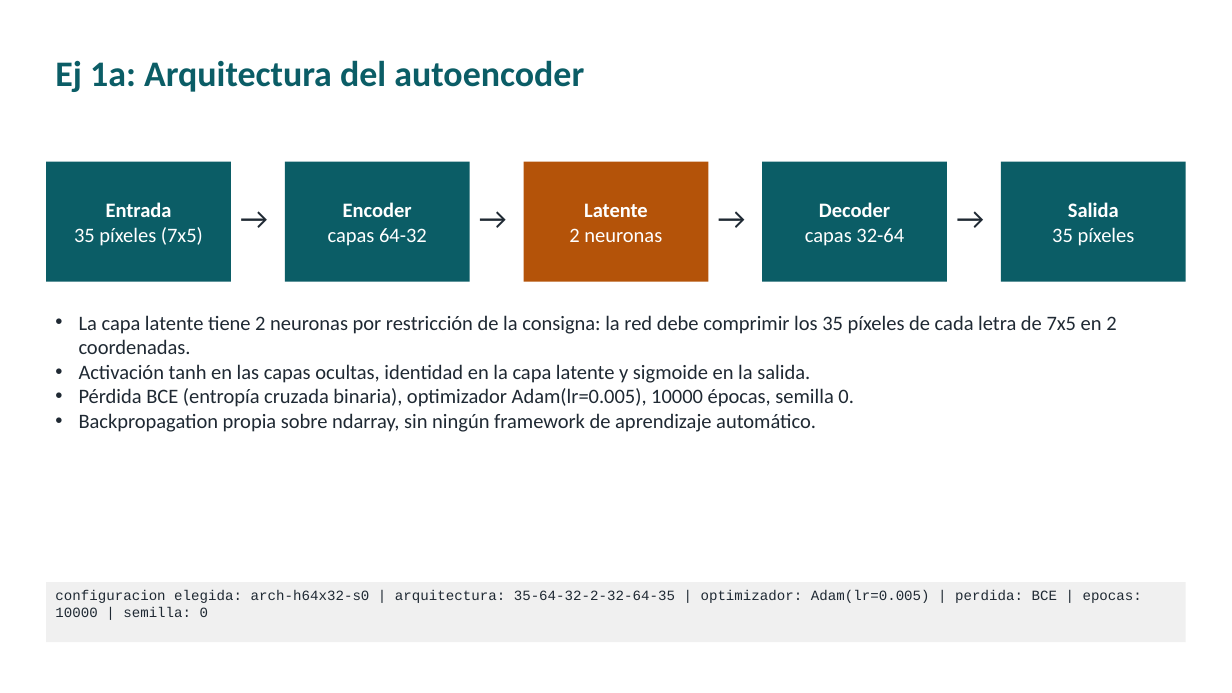
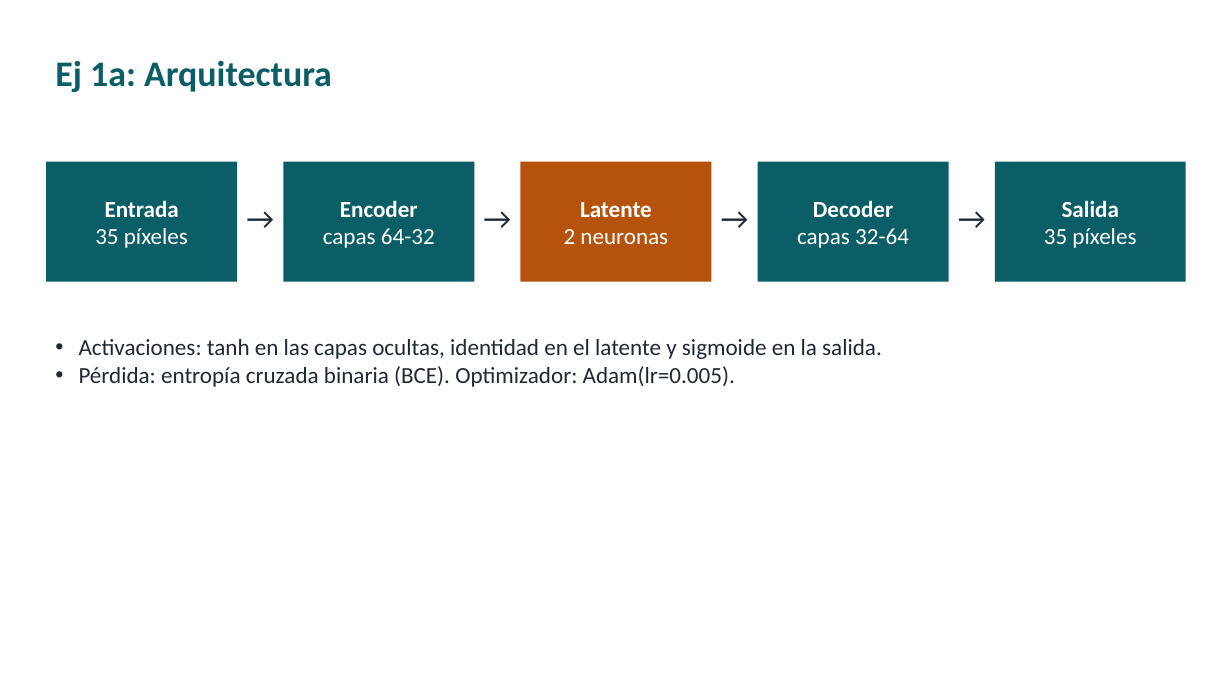
Before and after one commit to ldicandia/SIA-G3, a slide deck: slide 3 of TP5/presentacion/TP5-autoencoders.pptx. Drawn at 1232x693 pixels with LibreOffice and Linux fonts; fonts in the diff are those of the drawing. Boxes give left, top, right and bottom in pixels: in the first picture for what was removed or moved away, otherwise in the second. Text is boxed around its words. In the diff, an @@ line names an element or a change of style, - is before the commit and + after.

```diff
--- a/TP5/presentacion/TP5-autoencoders.pptx
+++ b/TP5/presentacion/TP5-autoencoders.pptx
@@ title at [55, 60, 332, 92]: text changed @@
-Ej 1a: Arquitectura del autoencoder
+Ej 1a: Arquitectura
@@ rectangle "Entrada": place and size @@
-rectangle "Entrada" at [46, 162, 231, 282]
+rectangle "Entrada" at [46, 162, 238, 282]
@@ rectangle "Encoder": place and size @@
-rectangle "Encoder" at [285, 162, 470, 282]
+rectangle "Encoder" at [284, 162, 475, 282]
@@ rectangle "Latente": place and size @@
-rectangle "Latente" at [524, 162, 709, 282]
+rectangle "Latente" at [520, 162, 712, 282]
@@ rectangle "Decoder": place and size @@
-rectangle "Decoder" at [762, 162, 947, 282]
+rectangle "Decoder" at [758, 162, 949, 282]
@@ size 16 to 18 pt in 4 elements at [520, 162, 712, 282], [758, 162, 949, 282], [284, 162, 475, 282], [995, 162, 1187, 282] @@
@@ rectangle "Salida": place and size @@
-rectangle "Salida" at [1001, 162, 1186, 282]
+rectangle "Salida" at [995, 162, 1187, 282]
@@ text in rectangle at [105, 200, 179, 217]: size 16 to 18 pt in "Entrada" @@
@@ text "→" rewrapped from [231, 194, 285, 250] to [238, 194, 284, 250] @@
@@ text "→" rewrapped from [470, 194, 523, 250] to [474, 194, 520, 250] @@
@@ text "→" rewrapped from [709, 194, 762, 250] to [712, 194, 758, 250] @@
@@ text "→" rewrapped from [947, 194, 1001, 250] to [949, 194, 995, 250] @@
@@ text in rectangle at [95, 228, 188, 248]: text changed; size 16 to 18 pt @@
-35 píxeles (7x5)
+35 píxeles
@@ text at [79, 339, 882, 387]: text changed; size 16 to 18 pt @@
-• La capa latente tiene 2 neuronas por restricción de la consigna: la red debe comprimir los 35 píxeles de cada letra de 7x5 en 2 coordenadas.
-• Activación tanh en las capas ocultas, identidad en la capa latente y sigmoide en la salida.
-• Pérdida BCE (entropía cruzada binaria), optimizador Adam(lr=0.005), 10000 épocas, semilla 0.
-• Backpropagation propia sobre ndarray, sin ningún framework de aprendizaje automático.
+• Activaciones: tanh en las capas ocultas, identidad en el latente y sigmoide en la salida.
+• Pérdida: entropía cruzada binaria (BCE). Optimizador: Adam(lr=0.005).
@@ rectangle removed at [46, 582, 1186, 642] @@
-configuracion elegida: arch-h64x32-s0 | arquitectura: 35-64-32-2-32-64-35 | optimizador: Adam(lr=0.005) | perdida: BCE | epocas: 10000 | semilla: 0
```
Also in this commit, not shown: 7 other slides changed, 18 slides added, 21 slides removed, 22 other files.
